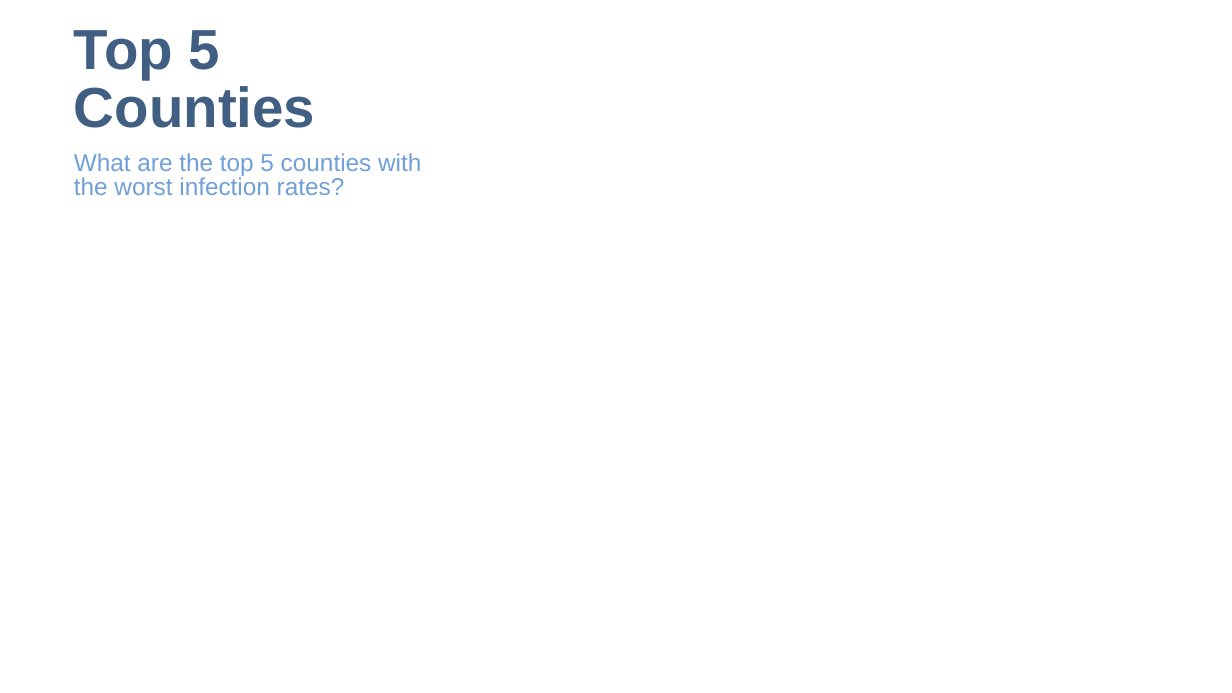
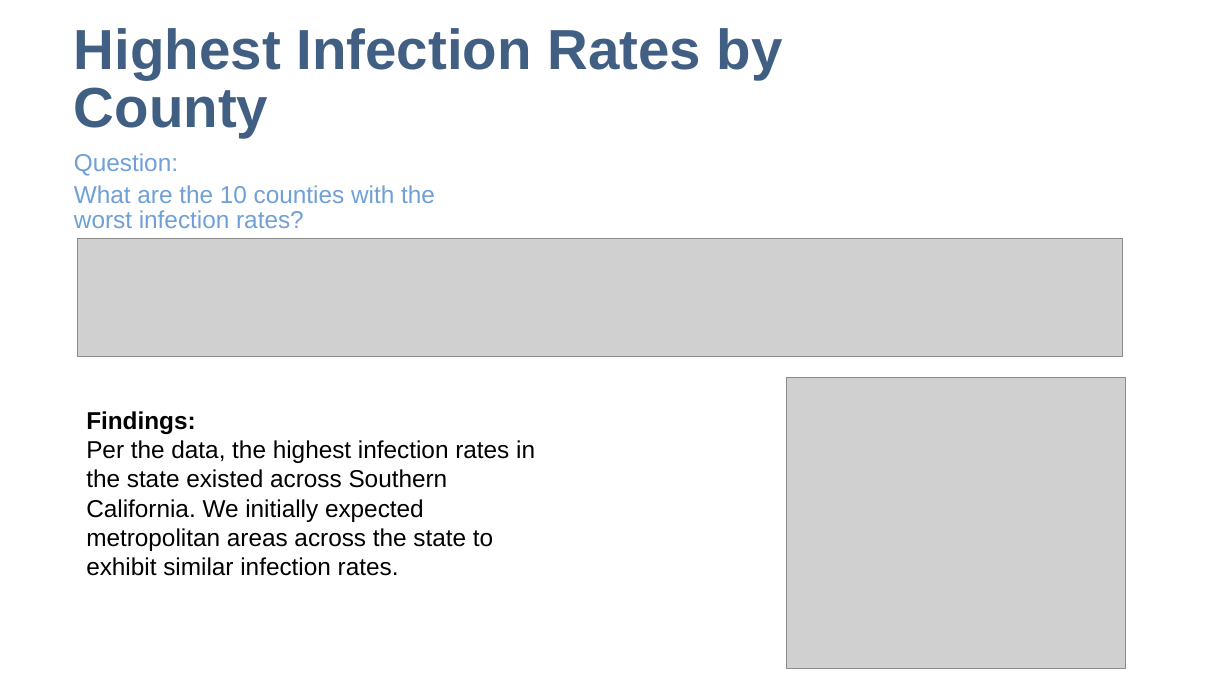
Before and after one commit to speedracer05/Covid_CalFresh, a slide deck: slide 4 of Presentation/Covid_CalFresh_v.01.pptx. Drawn at 1232x693 pixels with LibreOffice and Linux fonts; fonts in the diff are those of the drawing; grey boxes stand for pictures. Boxes give left, top, right and bottom in pixels: in the first picture for what was removed or moved away, otherwise in the second. Text is boxed around its words. In the diff, an @@ line names an element or a change of style, - is before the commit and + after.

```diff
--- a/Presentation/Covid_CalFresh_v.01.pptx
+++ b/Presentation/Covid_CalFresh_v.01.pptx
@@ title at <box>74,28,783,137</box>: text changed @@
-Top 5 Counties
+Highest Infection Rates by County
@@ text at <box>74,153,435,228</box>: text changed @@
-What are the top 5 counties with the worst infection rates?
+Question:
+What are the 10 counties with the worst infection rates?
@@ picture added at <box>77,238,1122,356</box> @@
@@ picture added at <box>787,377,1125,668</box> @@
@@ text added at <box>86,411,535,576</box>, 19 pt, text #000000 @@
+Findings:
+Per the data, the highest infection rates in the state existed across Southern California. We initially expected metropolitan areas across the state to exhibit similar infection rates.
```
Also in this commit, not shown: 1 other slide changed, 1 other file.
